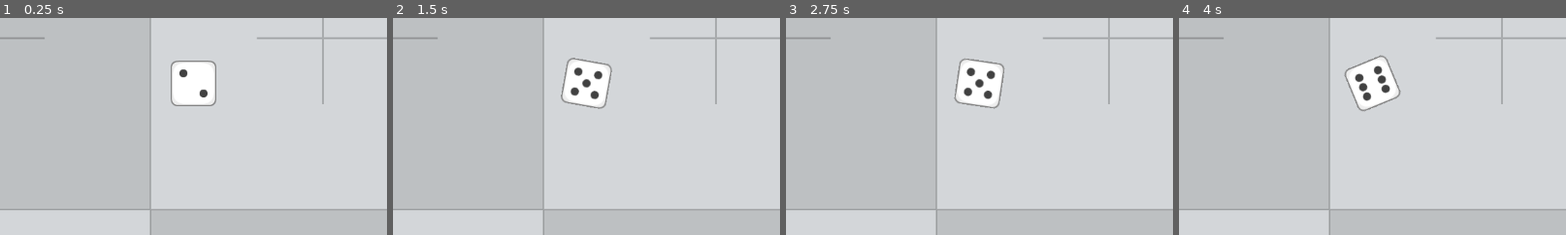
Above: before the commit, frames 1-4 (left to right).
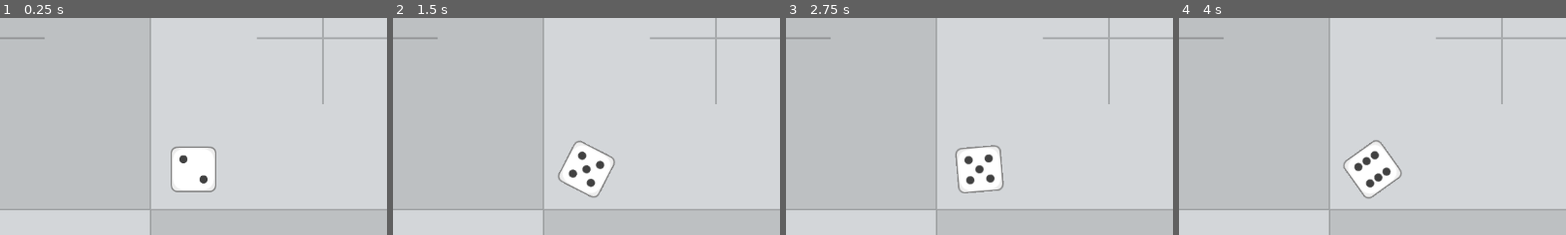
Above: after the commit, the same moments.

Repository: AlexDarigan/GMTK2022
Game: Godot game, scene res://game/game.tscn
The game is run twice, just before and just after one commit, with the same random seed, the same clock (stepped at 60 frames per second) and the same inputs.
Inputs:
- Up to frame 1 (0.25 s): no input
- Up to frame 2 (1.5 s): hold D (move_right) from 0.53 s (still down); tap Space (jump) at 0.77 s
- Up to frame 3 (2.75 s): tap Space (jump) at 1.52 s; release D (move_right) at 2.03 s; hold A (move_left) from 2.03 s (still down)
- Up to frame 4 (4 s): release A (move_left) at 2.78 s; hold D (move_right) from 2.78 s (still down); tap Space (jump) at 3.02, 3.77 s
The pictures show only the part of the screen within x 25-75%, y 35-85%; the shares and areas given below are measured in that part.

The runs differ from the first frame. In frame 1, 4.6% of the frame differs, in the area x 44-56%, y 19-81%; in frame 2, 4.6%; in frame 3, 4.6%, in the area x 43-57%, y 18-81%; in frame 4, 4.6%.

Commit message:
Fix Camera

Diff:
--- a/game/game.tscn
+++ b/game/game.tscn
@@ -10,7 +10,7 @@
 position = Vector2(242, 568)
 
 [node name="Platform2" parent="." instance=ExtResource("1_paqie")]
-position = Vector2(507, 456)
+position = Vector2(513, 552)
 
 [node name="Platform3" parent="." instance=ExtResource("1_paqie")]
 position = Vector2(1602, 574)
@@ -27,10 +27,15 @@
 [node name="Player" parent="." instance=ExtResource("2_dktjk")]
 position = Vector2(229, 471)
 
-[node name="ParallaxBackground" type="ParallaxBackground" parent="."]
+[node name="ParallaxBackground" type="CanvasLayer" parent="."]
+layer = -1
+follow_viewport_scale = 2.0
+
+[node name="Background" type="Sprite2D" parent="ParallaxBackground"]
+texture_repeat = 2
+texture = ExtResource("3_w8ahy")
+centered = false
 
 [node name="ParallaxLayer" type="ParallaxLayer" parent="ParallaxBackground"]
-
-[node name="Background" type="Sprite2D" parent="ParallaxBackground"]
-texture = ExtResource("3_w8ahy")
-centered = false
+texture_repeat = 2
+motion_scale = Vector2(2, 2)
--- a/player/player.gd
+++ b/player/player.gd
@@ -15,7 +15,7 @@
 		velocity.y += gravity * delta
 		randomize()
 		sprite.play()
-		rotation += rotation_speed * delta * direction
+		sprite.rotation += rotation_speed * delta * direction
 
 	if Input.is_action_just_pressed("jump") and is_on_floor():
 		velocity.y = jump
@@ -25,9 +25,9 @@
 		velocity.x = direction * speed
 		randomize()
 		sprite.play()
-		rotation += rotation_speed * delta * direction
+		sprite.rotation += rotation_speed * delta * direction
 	else:
-		rotation = 0
+		sprite.rotation = 0
 		velocity.x = move_toward(velocity.x, 0, speed)
 
 	move_and_slide()
--- a/player/player.tscn
+++ b/player/player.tscn
@@ -31,4 +31,5 @@
 shape = SubResource("RectangleShape2D_7c6ee")
 
 [node name="Camera2D" type="Camera2D" parent="."]
+position = Vector2(0, -128)
 current = true
